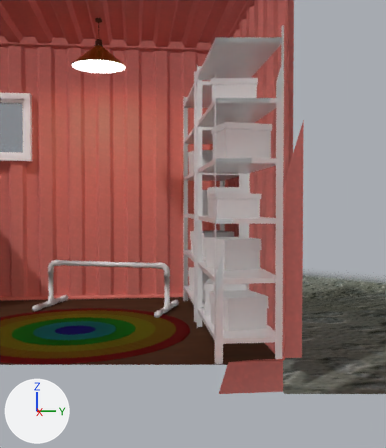
Two versions of the Blender file environment/shipping-container_room/shipping-container_room_V32.blend, one commit apart.
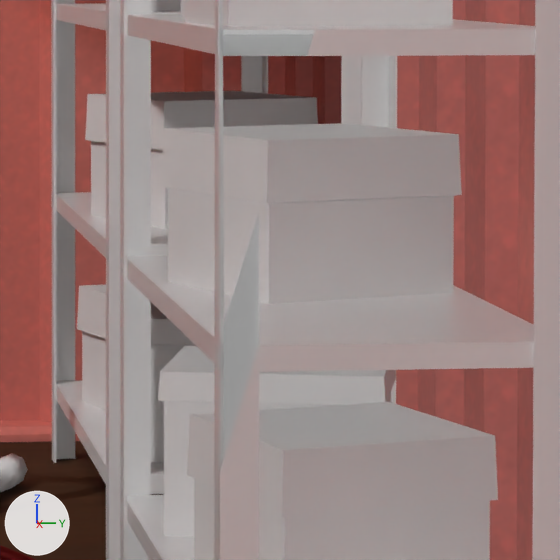
Each version appears first from a 50 mm camera at (3.011, 2.065, 0.944) aimed at (-0.367, 2.424, 0.832), and next in a close-up on the part from 45% to 73% of the width and 48% to 71% of the height. The axes (+X, +Y, +Z) are drawn at lower left. The lights are the same throughout. The last two pictures show the newer version. Everything nearer to the camera than a plane just in front of the edit is cut away.

Names of what the first close-up shows: 'Garage_rack_40x100.001', 'Garage_rack_40x100.002', 'Railing', 'floor', 'frame', 'wall.001', 'wall.003' and 1 more.
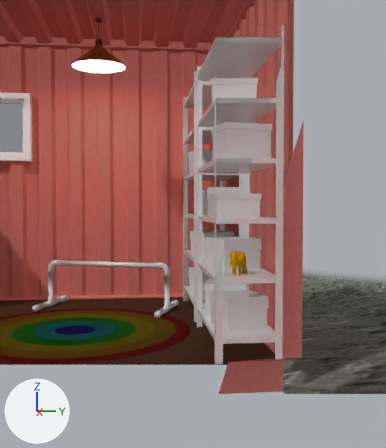
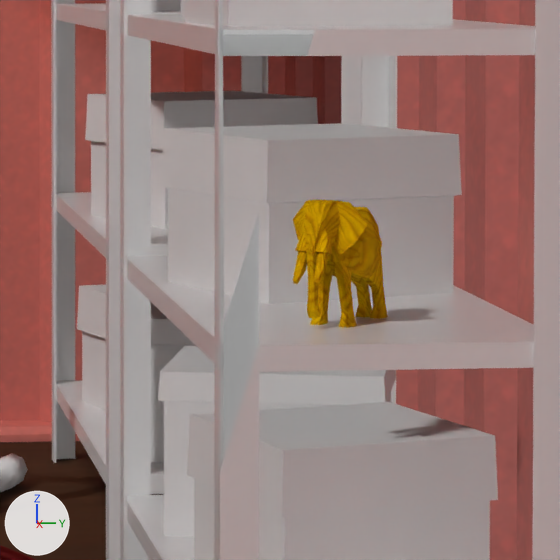
Commit message: added elephant figurine to container room

Edits to the bpy script that builds the scene:
```text
Add img_old__wood_png:
    img_old__wood_png = load_image('old_ wood.png', '../../furniture/elephant/tex/old_ wood.png', 128, 128, 'sRGB')
Add mat_elephant_tex:
    mat_elephant_tex = bpy.data.materials.new('Elephant.tex')
    # uses the picture img_old__wood_png
Add me_plane_002:
    me_plane_002.from_pydata(...)  # 276 vertices, 267 faces; spans x -0.066..0.117, y -0.052..0.052, z 0.0..0.152
    me_plane_002.materials.append(mat_elephant_tex)
Add col_item:
    col_item = bpy.data.collections.new('Item')
    col_item.objects.link(ob_elephant_001)
Add ob_elephant:
    ob_elephant = bpy.data.objects.new('Elephant', None)
    ob_elephant.location = (-0.35, 2.73, 0.51)
    ob_elephant.rotation_euler = (0.0, 0.0, -0.698)  # degrees (0, 0, -40)
    ob_elephant.instance_type = 'COLLECTION'
    ob_elephant.instance_collection = col_item
Add ob_elephant_001:
    ob_elephant_001 = bpy.data.objects.new('Elephant.001', me_plane_002)
    ob_elephant_001.location = (0.0, 0.0, 0.0)
```

Changed parts and their boxes (x1, y1, x2, y2) in the close-ups (560 x 560 px):
'Elephant', added (brown)
    after: (293, 200, 388, 328)
